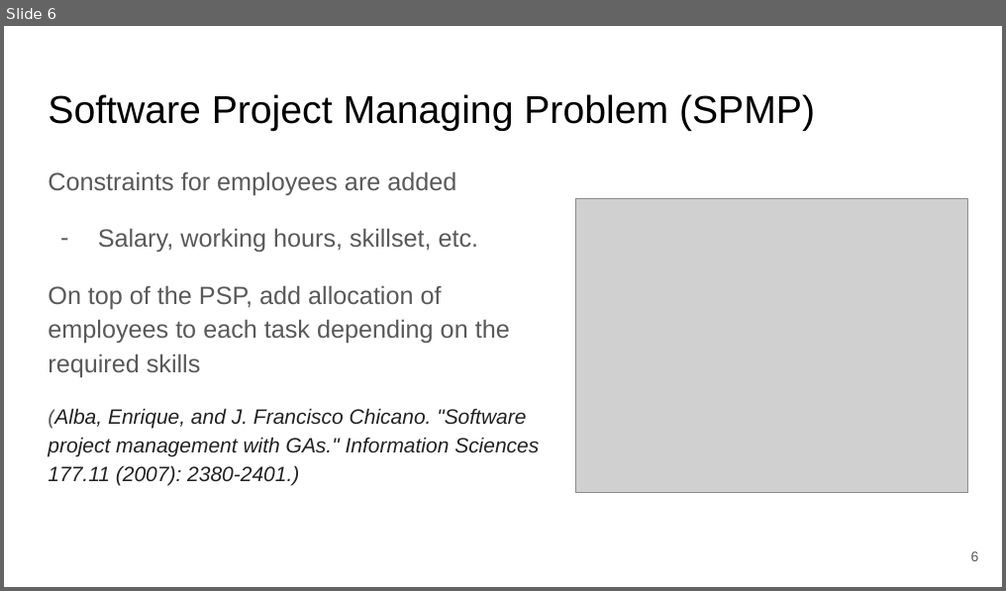
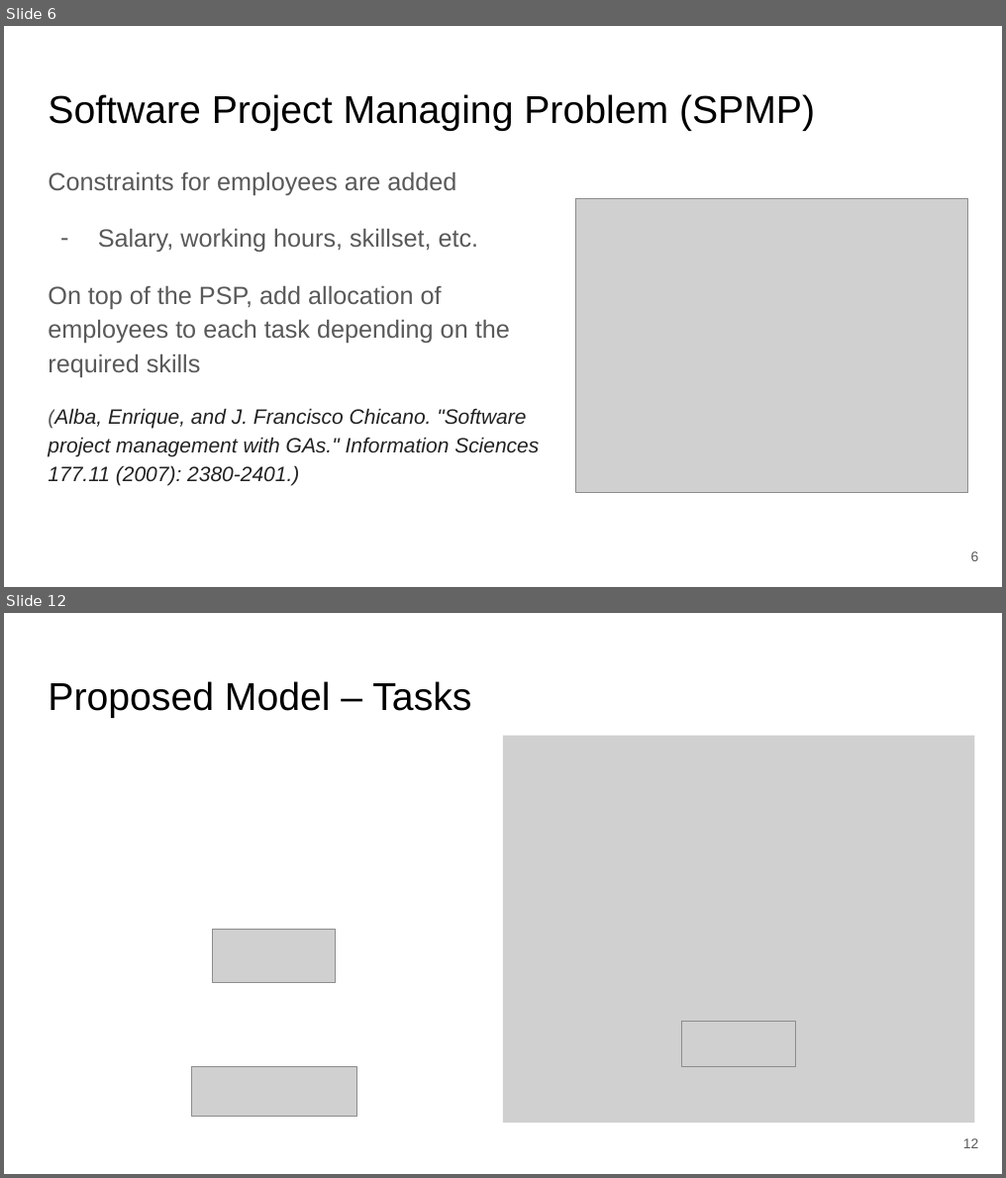
Before and after one commit to hhosu107/SBSE, a slide deck: Courseworks/Paper Reading Slide preparation/Ant Colony Optimization for SW Project Scheduling and Staffing with an Event-Based Scheduler.pptx. Shown one above the other, each under a label of ours: slide 6 before the commit, slides 6 and 12 after it; the slides between them are not shown. The pictures are 1006x591 and 1006x1178 pixels, drawn with LibreOffice and Linux fonts; fonts in the diff are those of the drawing; grey boxes stand for pictures. Boxes give left, top, right and bottom in pixels: in the first picture for what was removed or moved away, otherwise in the second. Text is boxed around its words. In the diff, an @@ line names an element or a change of style, - is before the commit and + after.

```diff
--- a/Courseworks/Paper Reading Slide preparation/Ant Colony Optimization for SW Project Scheduling and Staffing with an Event-Based Scheduler.pptx
+++ b/Courseworks/Paper Reading Slide preparation/Ant Colony Optimization for SW Project Scheduling and Staffing with an Event-Based Scheduler.pptx
@@ slide 12 added at bbox=[4, 613, 1002, 1174], background #FFFFFF @@
@@ title added at bbox=[48, 681, 471, 718], 28 pt, text #000000 @@
+Proposed Model – Tasks
@@ picture added at bbox=[503, 736, 975, 1123] @@
@@ picture added at bbox=[213, 930, 337, 983] @@
@@ picture added at bbox=[681, 1021, 795, 1067] @@
@@ picture added at bbox=[192, 1067, 357, 1117] @@
@@ page number added at bbox=[963, 1139, 979, 1149], 10 pt, text #595959 @@
+12
```
Also in this commit, not shown: 4 slides changed, 11 other slides added, 7 slides removed, 1 other file.
